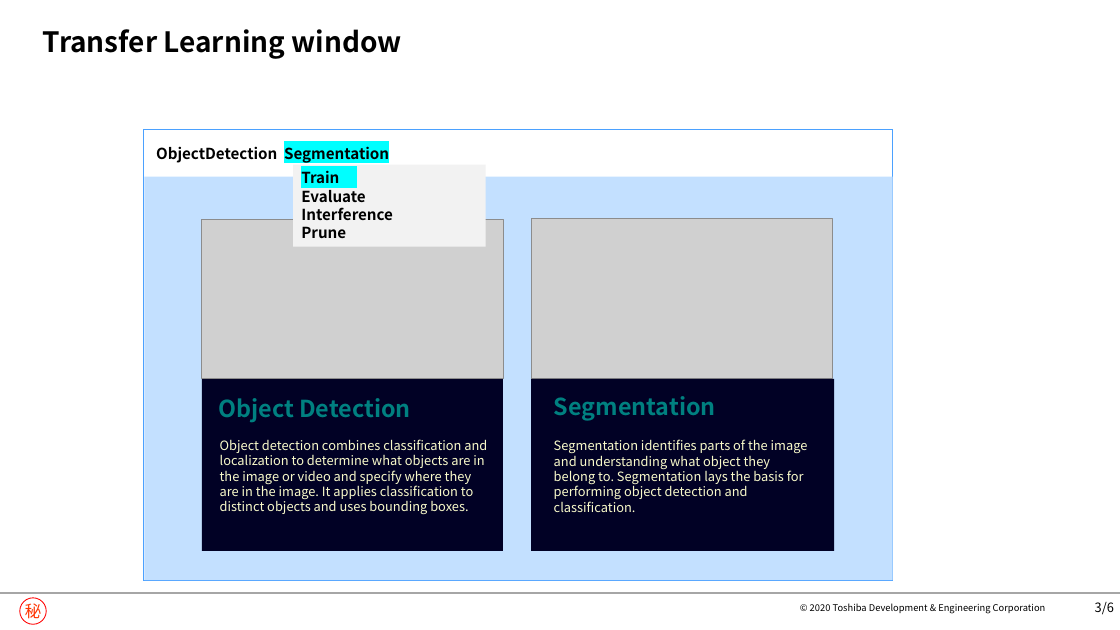
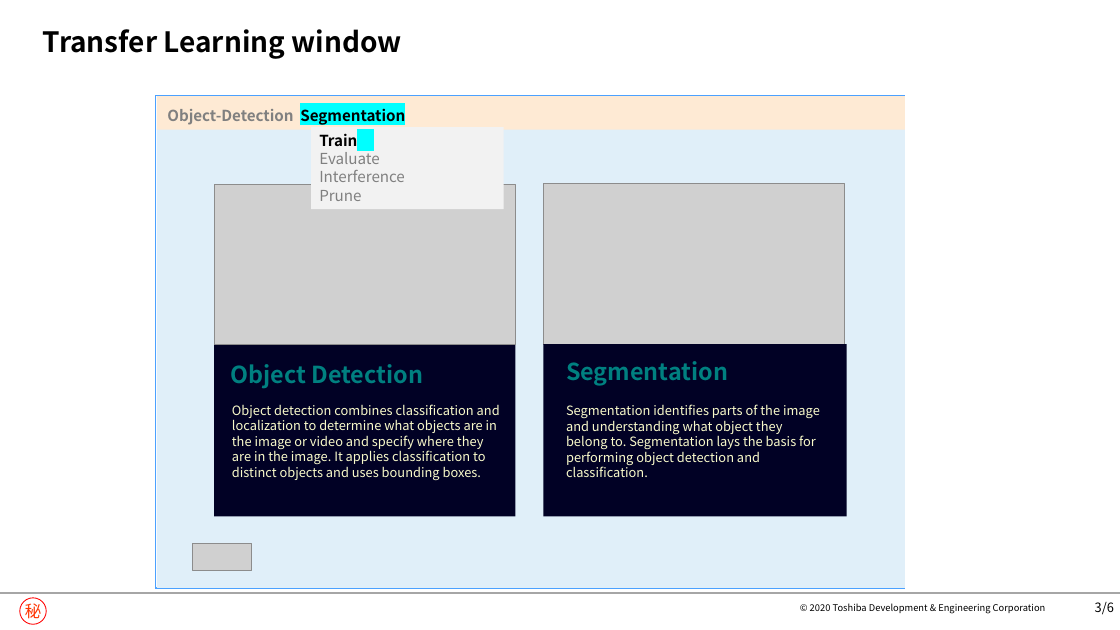
Before and after one commit to nguyenngocninh/LFS, a slide deck: slide 4 of GuiAIPlatformDesign.pptx. Drawn at 1120x630 pixels with LibreOffice and Linux fonts; fonts in the diff are those of the drawing; grey boxes stand for pictures; background and template pictures are left out. Boxes give left, top, right and bottom in pixels: in the first picture for what was removed or moved away, otherwise in the second. Text is boxed around its words. In the diff, an @@ line names an element or a change of style, - is before the commit and + after.

```diff
--- a/GuiAIPlatformDesign.pptx
+++ b/GuiAIPlatformDesign.pptx
@@ rectangle: place and size @@
-rectangle at <box>144,130,893,581</box>
+rectangle at <box>155,95,905,588</box>
@@ rectangle added at <box>157,96,906,129</box>, fill #FEEAD4 @@
@@ text at <box>167,108,405,125</box>: text changed; text colour #000000 to #808080 @@
-ObjectDetection Segmentation
+Object-Detection Segmentation
@@ rectangle: place and size @@
-rectangle at <box>145,176,893,580</box>
+rectangle at <box>157,129,906,588</box>
@@ rectangle at <box>157,129,906,588</box>: fill #C3E0FF to #E0EFF9 @@
@@ rectangle "Train": place and size @@
-rectangle "Train" at <box>293,165,486,247</box>
+rectangle "Train" at <box>311,127,503,209</box>
@@ rectangle "Train" at <box>311,127,503,209</box>: highlight #00FFFF to none in "Train"; text colour #000000 to #808080, bold off in "Evaluate", "Interference", "Prune" @@
@@ 1 picture, 1 text, 1 rectangle: place and size @@
-1 picture, 1 text, 1 rectangle at <box>202,219,503,551</box>
+1 picture, 1 text, 1 rectangle at <box>214,184,516,517</box>
@@ 3 texts, 1 picture, 1 rectangle: place and size @@
-3 texts, 1 picture, 1 rectangle at <box>218,218,834,551</box>
+3 texts, 1 picture, 1 rectangle at <box>231,184,847,517</box>
@@ picture added at <box>193,544,252,571</box> @@
```
Also in this commit, not shown: 11 other slides changed, 18 slides added, 2 slides removed.
